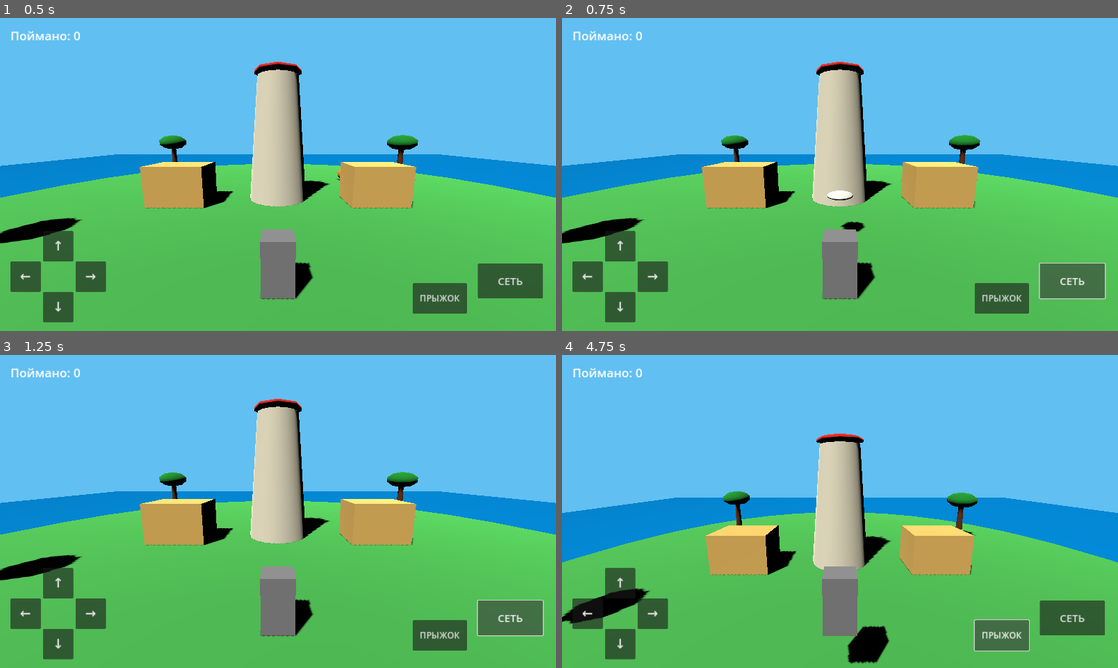
Above: before the commit, frames 1-4 (two rows, left to right).
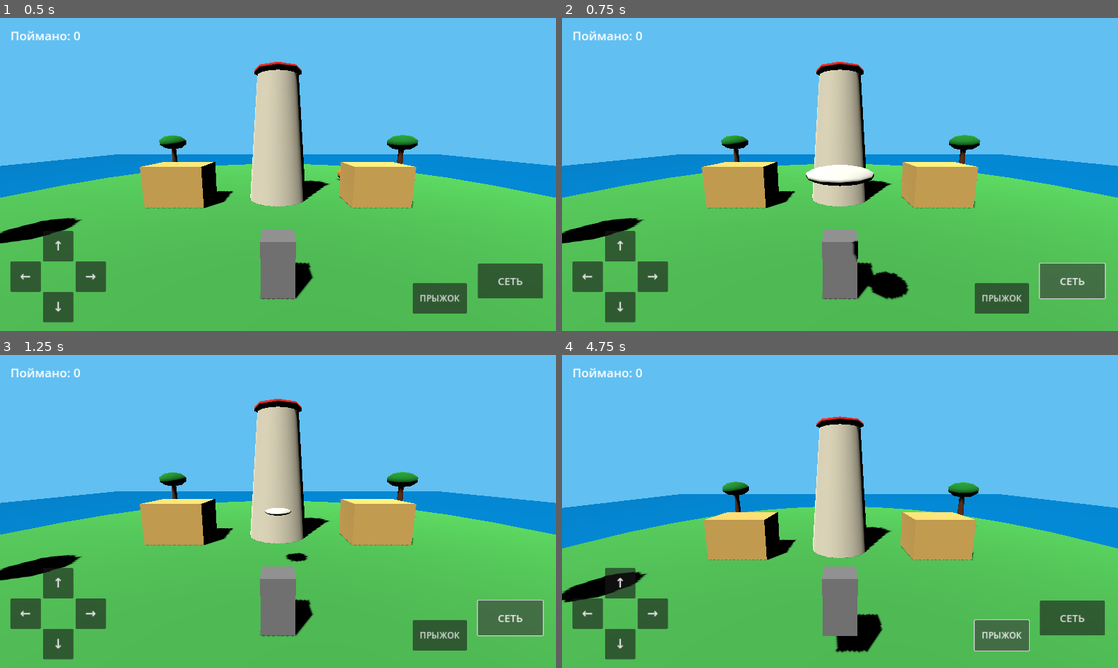
Above: after the commit, the same moments.

Repository: ksotik22/Catch-a-Mutant
Game: Godot game, scene res://scenes/main.tscn
Same seed, same stepped clock (60 frames per second), same inputs: the game is played once before the commit and once after it.
Inputs:
- Up to frame 1 (0.5 s): no input
- Up to frame 2 (0.75 s): click "СЕТЬ" at 0.5 s
- Up to frame 3 (1.25 s): no input
- Up to frame 4 (4.75 s): click "↑" at 1.25 s; click "↓" at 2 s; click "←" at 2.75 s; click "→" at 3.5 s; click "ПРЫЖОК" at 4.25 s

Frame 1 is identical in both runs. In frame 2, 1.4% of the frame differs, in the area x 43-63%, y 46-90%; in frame 3, 0.2%; in frame 4, 11%, in the area x 0-100%, y 19-99%.

Commit message:
Fix catch aiming and shorten jump

Diff:
--- a/scripts/player.gd
+++ b/scripts/player.gd
@@ -1,7 +1,7 @@
 extends CharacterBody3D
 
 @export var speed := 7.0
-@export var jump_velocity := 7.0
+@export var jump_velocity := 4.5
 @export var mouse_sensitivity := 0.003
 @export var net_scene: PackedScene = preload("res://scenes/net.tscn")
 
@@ -52,8 +52,9 @@
 func throw_net() -> void:
     var net = net_scene.instantiate()
     get_tree().current_scene.add_child(net)
-    net.global_position = global_position + Vector3(0, 1.1, 0) + (-global_transform.basis.z * 1.4)
-    net.direction = -global_transform.basis.z.normalized()
+    var aim_direction := -camera.global_transform.basis.z.normalized()
+    net.global_position = camera.global_position + aim_direction * 1.5
+    net.direction = aim_direction
 
 func mobile_jump() -> void:
     mobile_jump_requested = true
